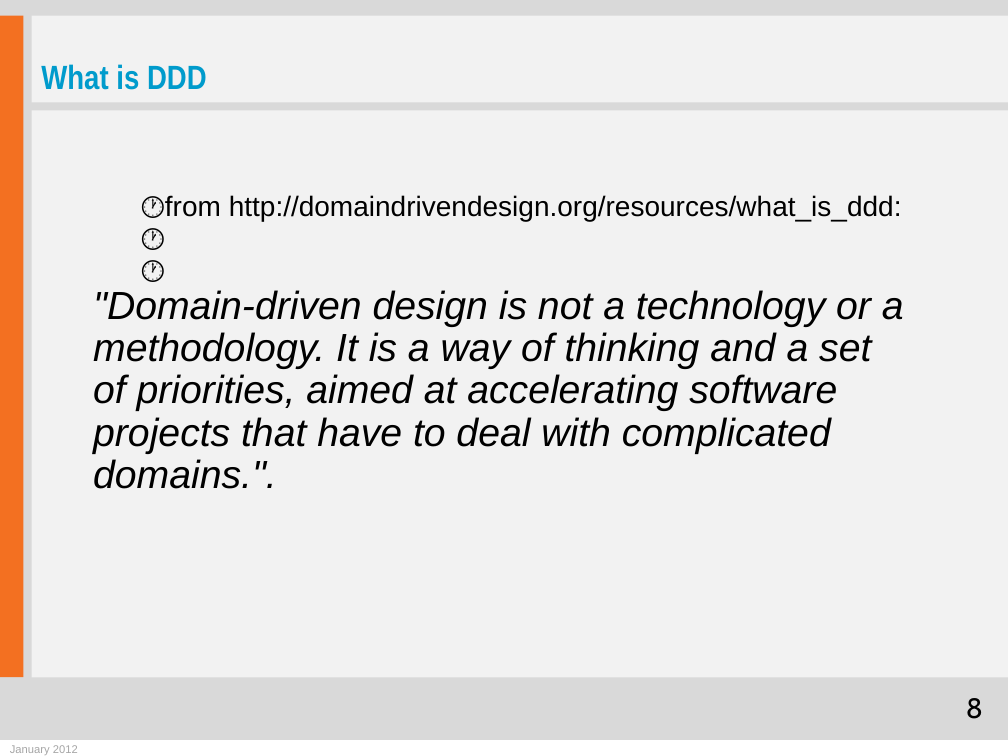
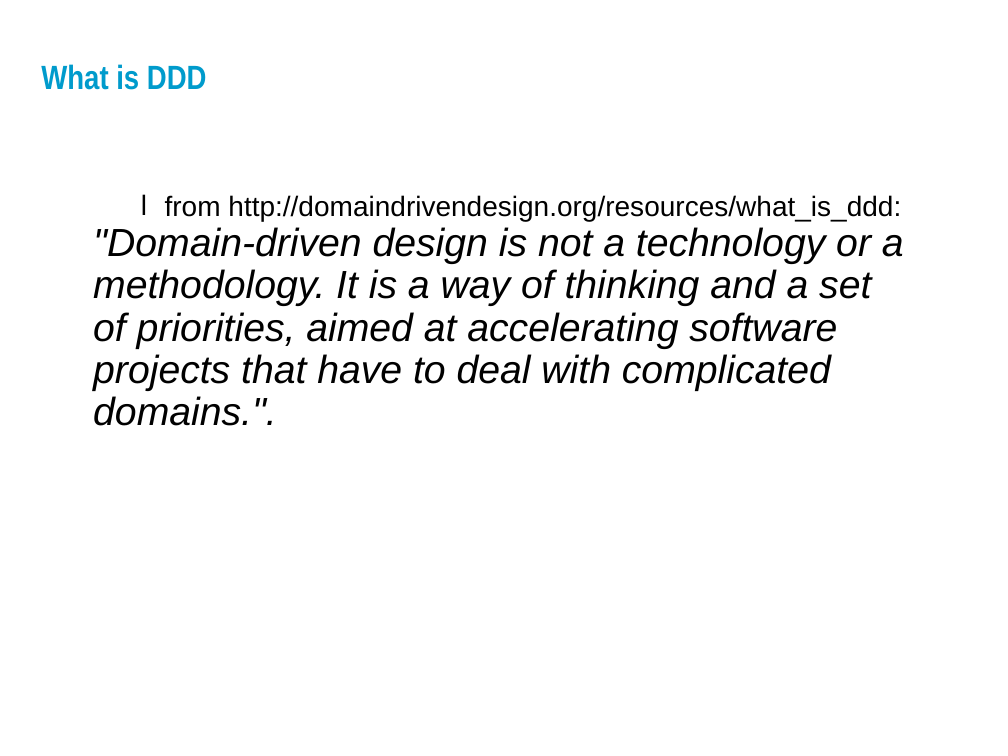
Before and after one commit to zrezur/MyPresentations, a slide deck: slide 8 of Domain driven design_1_en.pptx. Drawn at 1008x756 pixels with LibreOffice and Linux fonts; fonts in the diff are those of the drawing; background and template pictures are left out. Boxes give left, top, right and bottom in pixels: in the first picture for what was removed or moved away, otherwise in the second. Text is boxed around its words. In the diff, an @@ line names an element or a change of style, - is before the commit and + after.

```diff
--- a/Domain driven design_1_en.pptx
+++ b/Domain driven design_1_en.pptx
@@ background #D9D9D9 to picture (left out) @@
@@ rectangle removed at (x1=0, y1=16, x2=23, y2=677) @@
@@ rectangle removed at (x1=31, y1=16, x2=1008, y2=103) @@
@@ rectangle removed at (x1=31, y1=111, x2=1008, y2=677) @@
@@ text at (x1=165, y1=195, x2=901, y2=221): bullet 🕐 to l @@
@@ page number removed at (x1=966, y1=698, x2=983, y2=719) @@
-8
@@ rectangle removed at (x1=0, y1=740, x2=1008, y2=756) @@
@@ text removed at (x1=10, y1=745, x2=78, y2=755) @@
-January 2012
```
Also in this commit, not shown: 10 other slides changed, 5 slides added.
